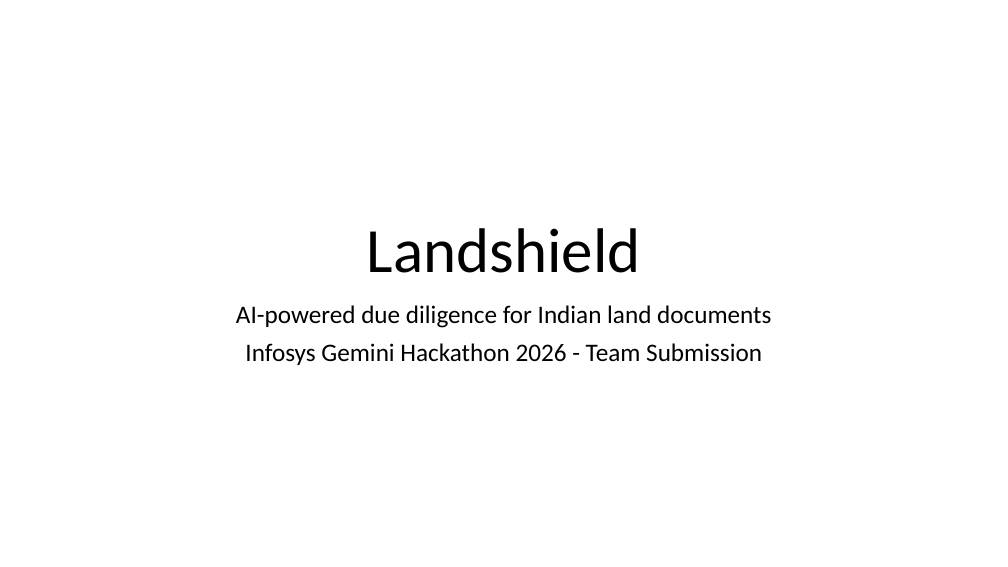
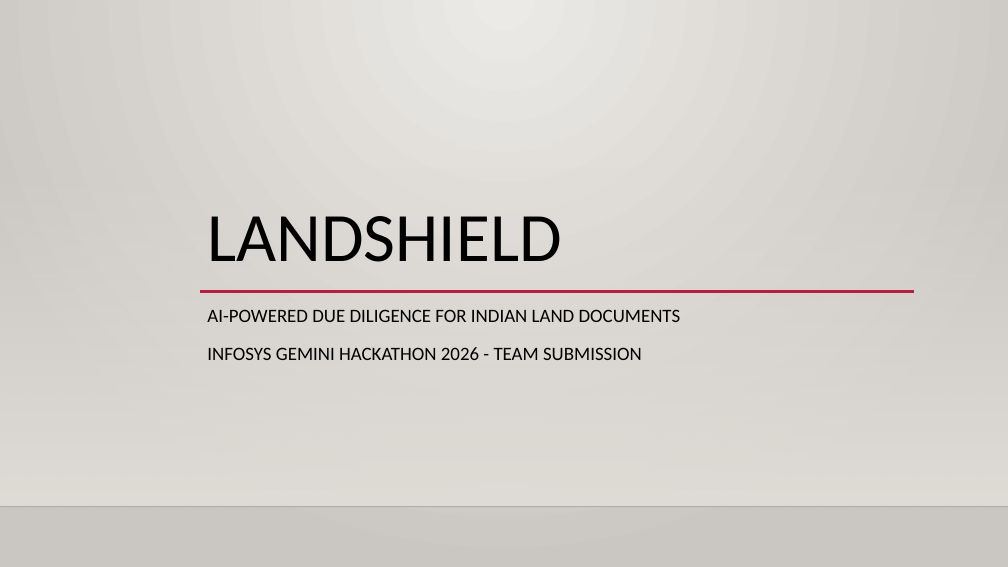
Before and after one commit to abhi88000/land-fraud-detection, a slide deck: slide 1 of docs/deck/Landshield-Deck.pptx. Drawn at 1008x567 pixels with LibreOffice and Linux fonts; fonts in the diff are those of the drawing; background and template pictures are left out. Boxes give left, top, right and bottom in pixels: in the first picture for what was removed or moved away, otherwise in the second. Text is boxed around its words. In the diff, an @@ line names an element or a change of style, - is before the commit and + after.

Commit message:
style(deck): apply professional navy+slate+gold palette and auto-apply Gallery theme

```diff
--- a/docs/deck/Landshield-Deck.pptx
+++ b/docs/deck/Landshield-Deck.pptx
@@ background #FFFFFF to gradient #ECEAE7 to #CAC7C1 @@
@@ rectangle added at (0,167,1008,507), fill gradient #DFDBD5 @@
@@ title at (207,216,561,262): text changed; size 60 to 66 pt @@
-Landshield
+LANDSHIELD
@@ line added from (200, 292) to (914, 292), #B71E42 2.5 pt @@
@@ subtitle at (207,309,681,360): text changed; size 24 to 18 pt @@
-AI-powered due diligence for Indian land documents
-Infosys Gemini Hackathon 2026 - Team Submission
+AI-POWERED DUE DILIGENCE FOR INDIAN LAND DOCUMENTS
+INFOSYS GEMINI HACKATHON 2026 - TEAM SUBMISSION
@@ line added from (0, 507) to (1008, 507), #000001 1 pt @@
```
Also in this commit, not shown: 11 other slides changed, 1 other file.
